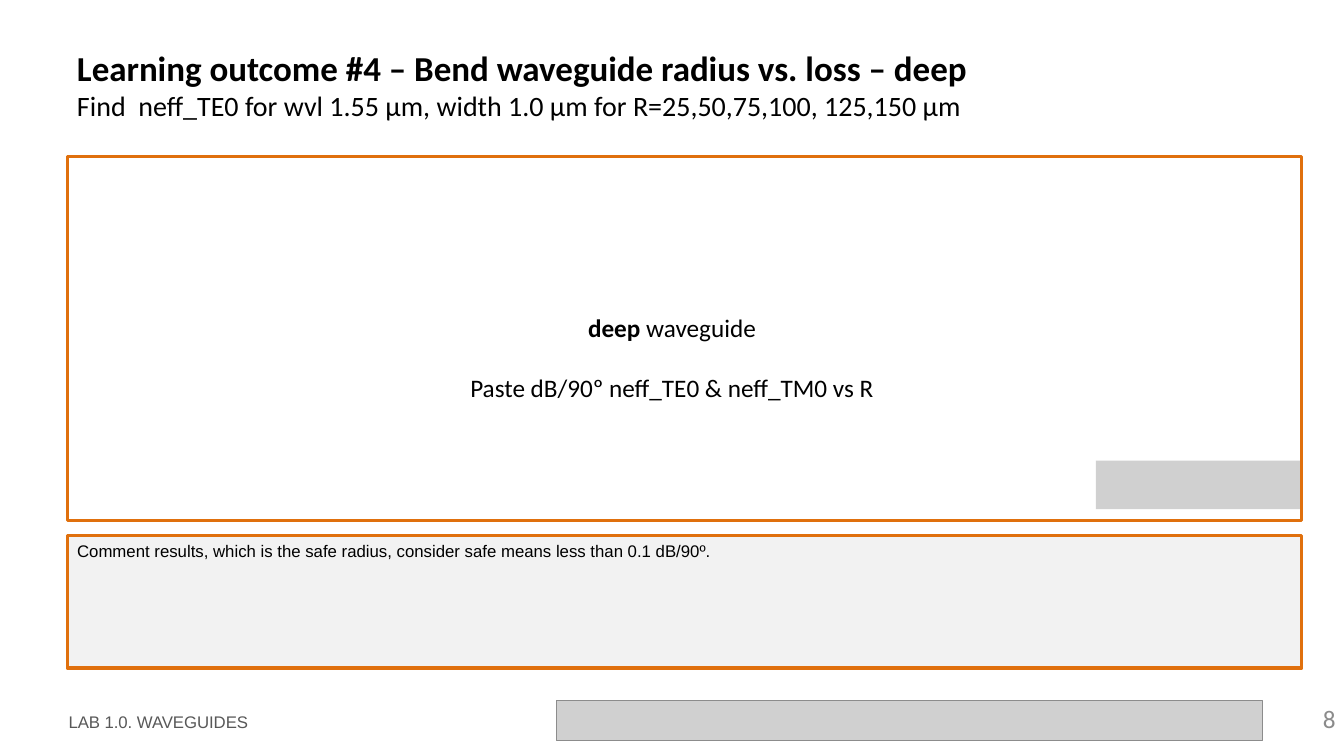
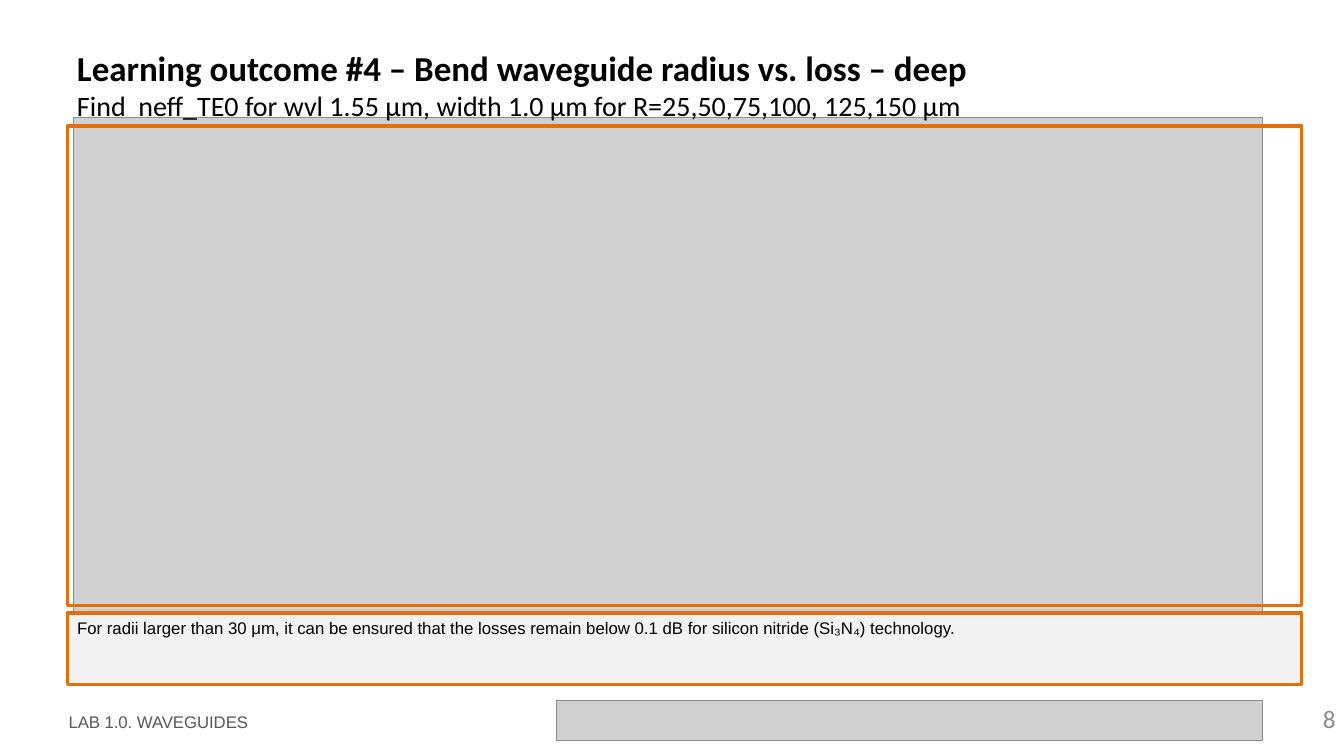
Before and after one commit to niospinamev2/pic-upv-lab1, a slide deck: slide 8 of LabBook_10.pptx. Drawn at 1344x756 pixels with LibreOffice and Linux fonts; fonts in the diff are those of the drawing; grey boxes stand for pictures; background and template pictures are left out. Boxes give left, top, right and bottom in pixels: in the first picture for what was removed or moved away, otherwise in the second. Text is boxed around its words. In the diff, an @@ line names an element or a change of style, - is before the commit and + after.

```diff
--- a/LabBook_10.pptx
+++ b/LabBook_10.pptx
@@ picture added at <box>74,118,1263,612</box> @@
@@ rectangle: place and size @@
-rectangle at <box>68,156,1303,521</box>
+rectangle at <box>68,126,1303,606</box>
@@ text removed at <box>470,319,874,401</box> @@
-deep waveguide
-Paste dB/90º neff_TE0 & neff_TM0 vs R
@@ picture removed at <box>1096,461,1301,509</box> @@
@@ rectangle "For radii larger than 30 ...": place and size @@
-rectangle "For radii larger than 30 ..." at <box>68,536,1303,668</box>
+rectangle "For radii larger than 30 ..." at <box>68,613,1303,685</box>
@@ text in rectangle at <box>77,622,955,638</box>: text changed @@
-Comment results, which is the safe radius, consider safe means less than 0.1 dB/90º.
+For radii larger than 30 μm, it can be ensured that the losses remain below 0.1 dB for silicon nitride (Si₃N₄) technology.
```
Also in this commit, not shown: 1 slide added, 3 other files.
